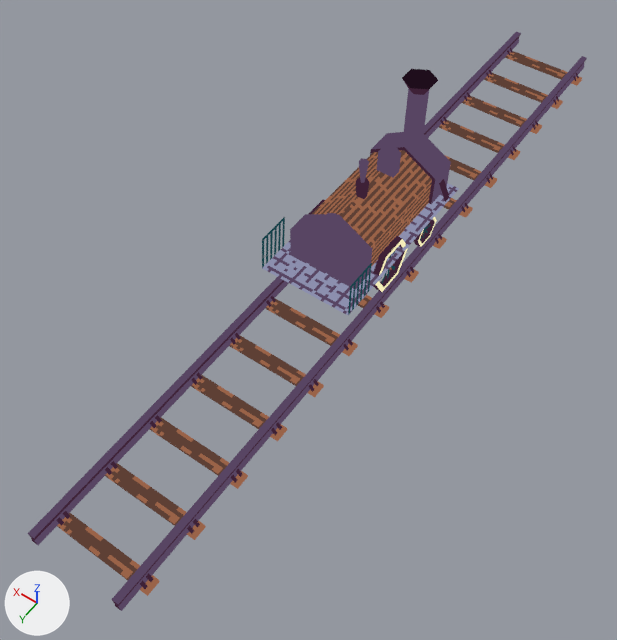
A saved change to the Blender file art/trains/basic_locomotive.blend.
Both versions are drawn from a 50 mm camera at (-5.31, 9.33, 11.69) aimed at (-0.1, 2.03, 0.23). Arrows for +X, +Y and +Z are at lower left; the lights stay in place.

The older version as bpy lines, for what is in view:
```python
me_cube = bpy.data.meshes.new('Cube')
me_cube.from_pydata(...)  # 304 vertices, 209 faces; spans x -0.87..0.87, y -1.59..2.02, z -0.44..2.38
me_cube.materials.append(mat_basic_locomotive)
me_cube_001 = bpy.data.meshes.new('Cube.001')
me_cube_001.from_pydata(...)  # 996 vertices, 510 faces; spans x -1.0..1.0, y -2.5..12.5, z 0.0..0.3
me_cube_001.materials.append(mat_track)
ob_basic_locomotive = bpy.data.objects.new('basic_locomotive', me_cube)
ob_basic_locomotive.location = (0.0, 0.0, 0.74)
ob_track_straight_001 = bpy.data.objects.new('track_straight.001', me_cube_001)
ob_track_straight_001.location = (0.0, -5.0, 0.0)
```
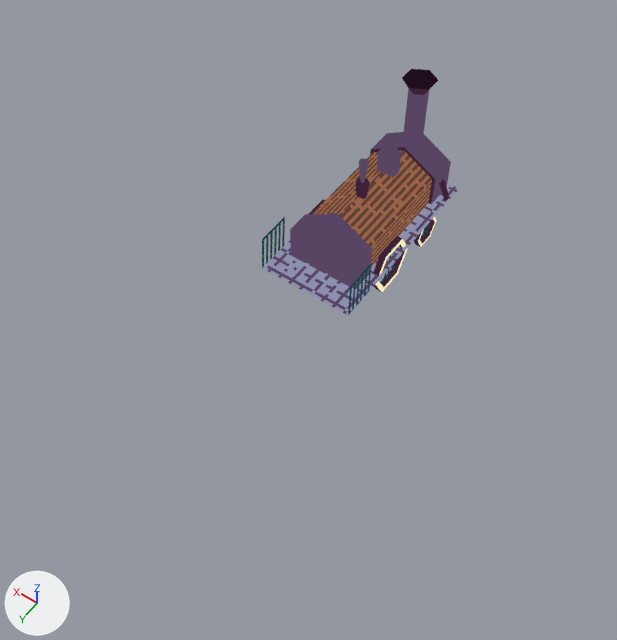
The edits, one by one:
Object 'track_straight.001' (ob_track_straight_001) is deleted.

Pixel boxes (x1, y1, x2, y2) of what changed, in the pictures (617 x 640 px):
'track_straight.001', deleted: before (28, 31, 587, 611)
